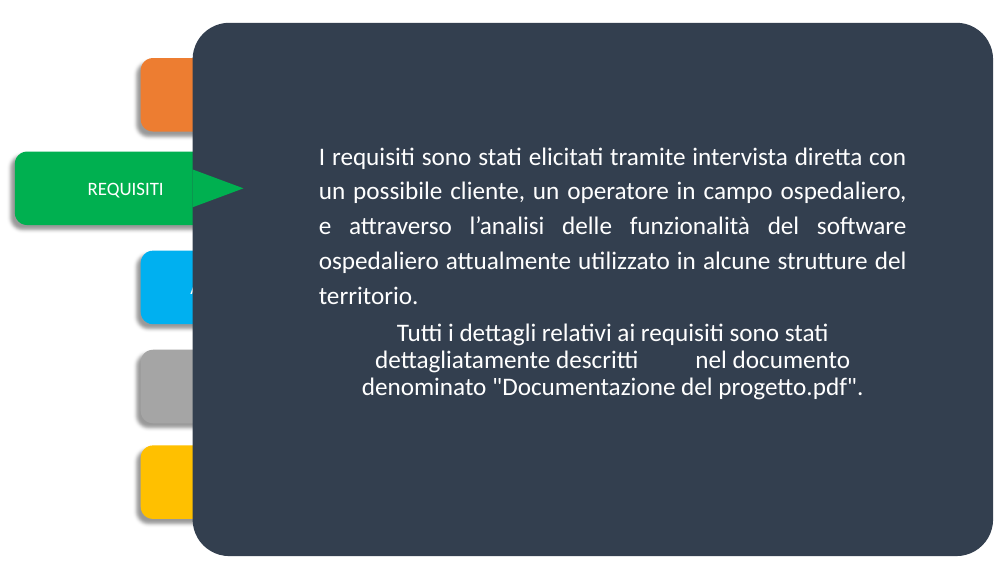
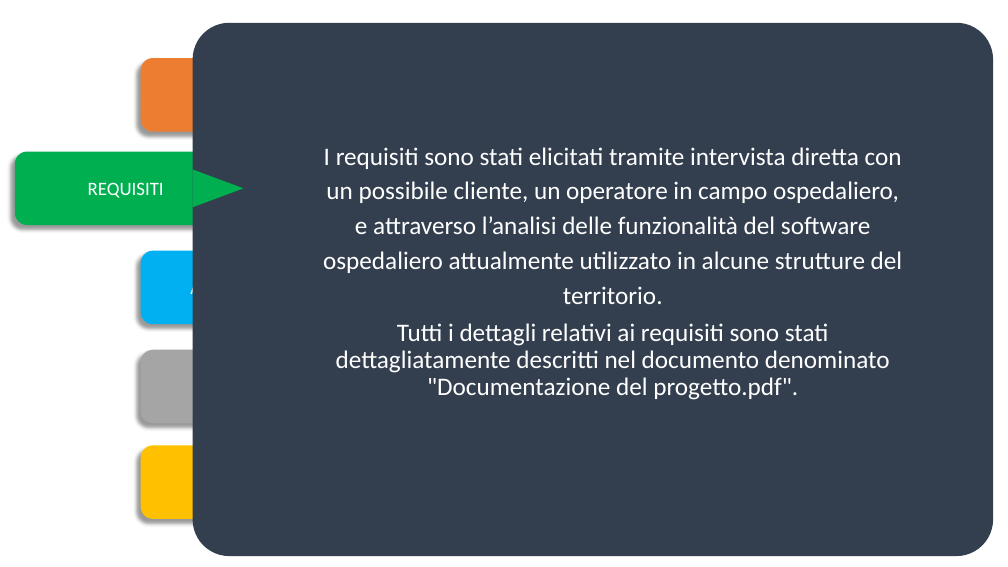
Before and after one commit to FilippoBolis/MED_Progetto_Ing_Software_23_24, a slide deck: slide 7 of MED/doc/Presentazione M.E.D.pptx. Drawn at 1008x567 pixels with LibreOffice and Linux fonts; fonts in the diff are those of the drawing. Boxes give left, top, right and bottom in pixels: in the first picture for what was removed or moved away, otherwise in the second. Text is boxed around its words. In the diff, an @@ line names an element or a change of style, - is before the commit and + after.

```diff
--- a/MED/doc/Presentazione M.E.D.pptx
+++ b/MED/doc/Presentazione M.E.D.pptx
@@ text at <box>323,147,903,304</box>: alignment justified to centre @@
```
Also in this commit, not shown: 3 other slides changed, 11 other files.
